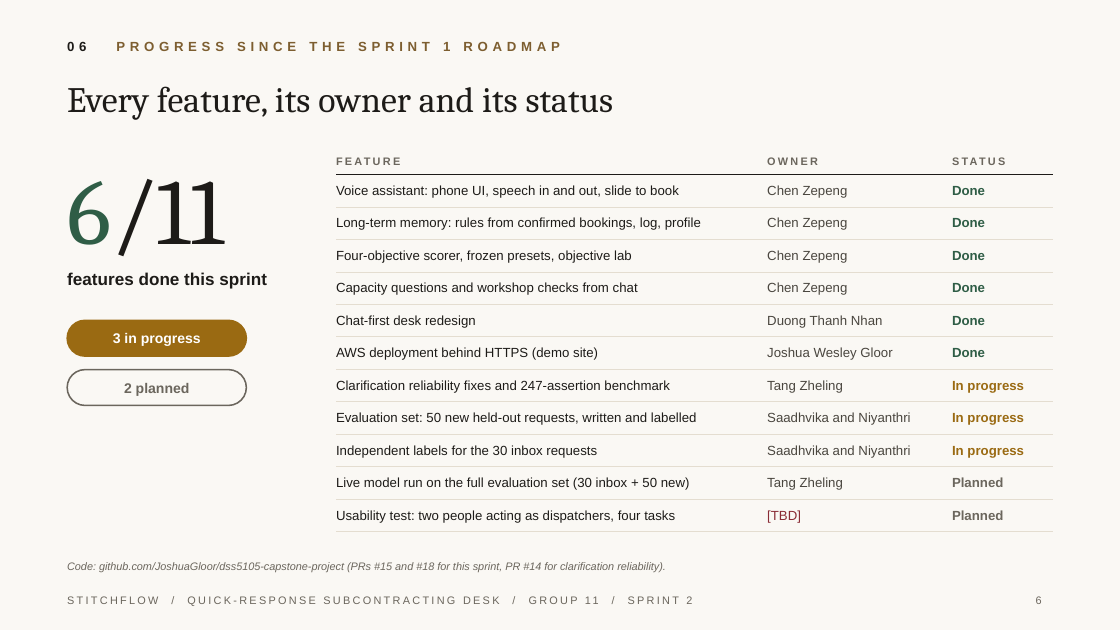
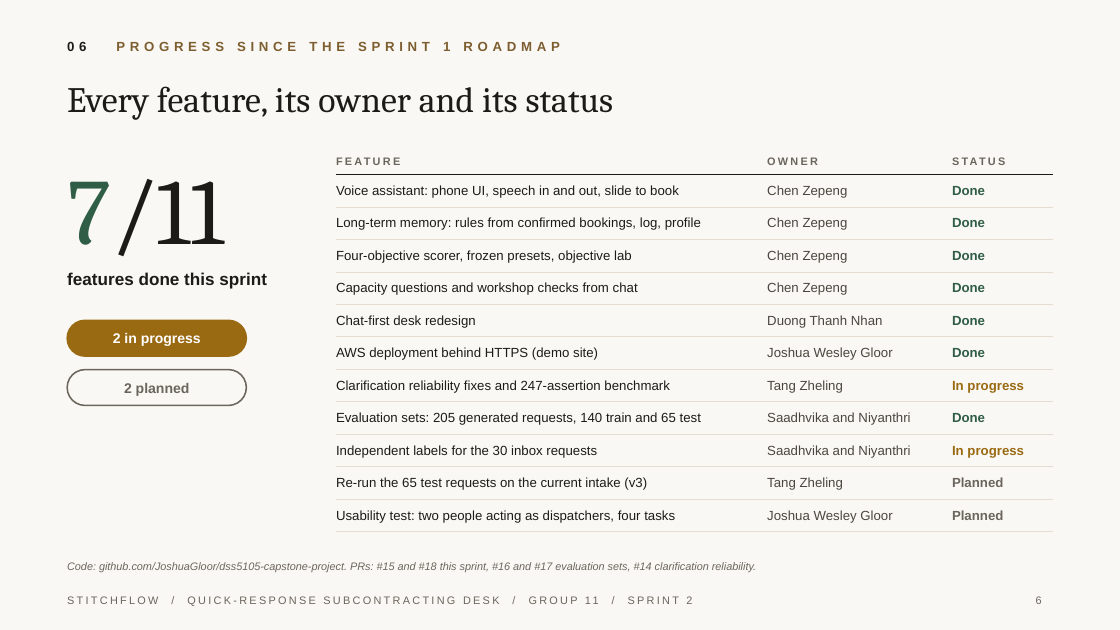
Before and after one commit to JoshuaGloor/dss5105-capstone-project, a slide deck: slide 6 of docs/slides/Presentation_Group11_Sprint2.pptx. Drawn at 1120x630 pixels with LibreOffice and Linux fonts; fonts in the diff are those of the drawing. Boxes give left, top, right and bottom in pixels: in the first picture for what was removed or moved away, otherwise in the second. Text is boxed around its words. In the diff, an @@ line names an element or a change of style, - is before the commit and + after.

Commit message:
Show the 205-request evaluation sets and Joshua's usability test in the deck

```diff
--- a/docs/slides/Presentation_Group11_Sprint2.pptx
+++ b/docs/slides/Presentation_Group11_Sprint2.pptx
@@ table at (336, 148, 1053, 527) @@
-row 9, column 1: Evaluation set: 50 new held-out requests, written and labelled
+row 9, column 1: Evaluation sets: 205 generated requests, 140 train and 65 test
-row 9, column 3: In progress
+row 9, column 3: Done
-row 11, column 1: Live model run on the full evaluation set (30 inbox + 50 new)
+row 11, column 1: Re-run the 65 test requests on the current intake (v3)
-row 12, column 2: [TBD]
+row 12, column 2: Joshua Wesley Gloor
@@ text at (67, 179, 224, 256): text changed @@
-6/11
+7/11
@@ text at (113, 333, 201, 346): text changed @@
-3 in progress
+2 in progress
@@ text at (67, 562, 756, 572): text changed @@
-Code: github.com/JoshuaGloor/dss5105-capstone-project (PRs #15 and #18 for this sprint, PR #14 for clarification reliability).
+Code: github.com/JoshuaGloor/dss5105-capstone-project. PRs: #15 and #18 this sprint, #16 and #17 evaluation sets, #14 clarification reliability.
```
Also in this commit, not shown: 1 other slide changed, 3 other files.
